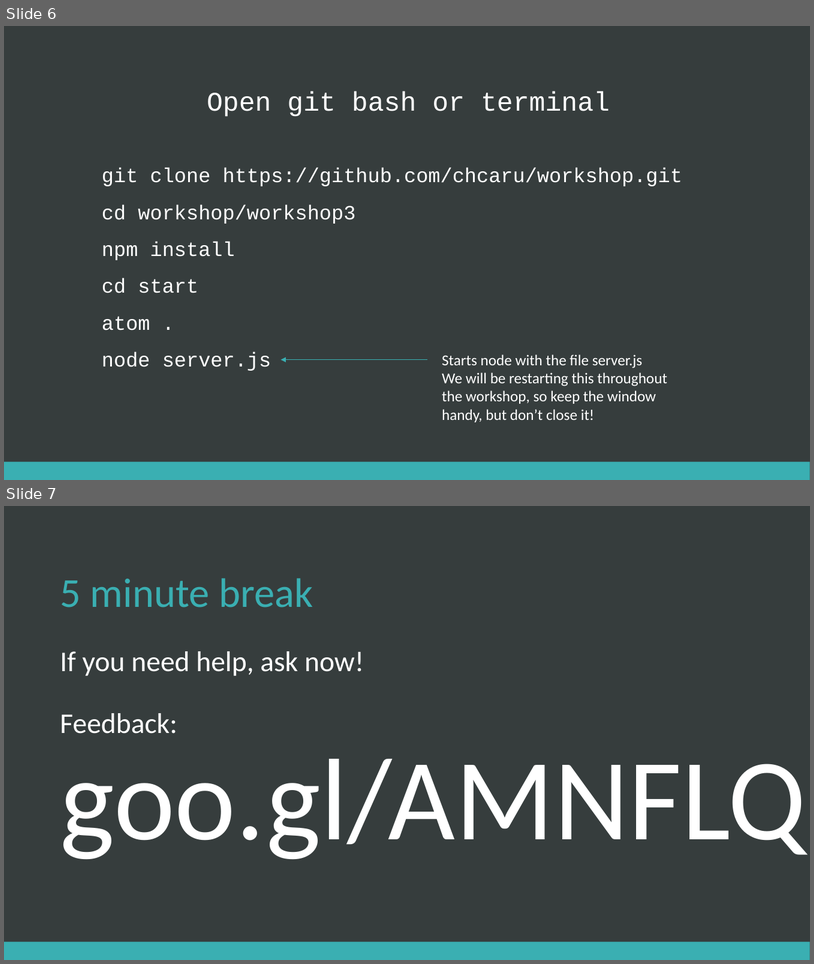
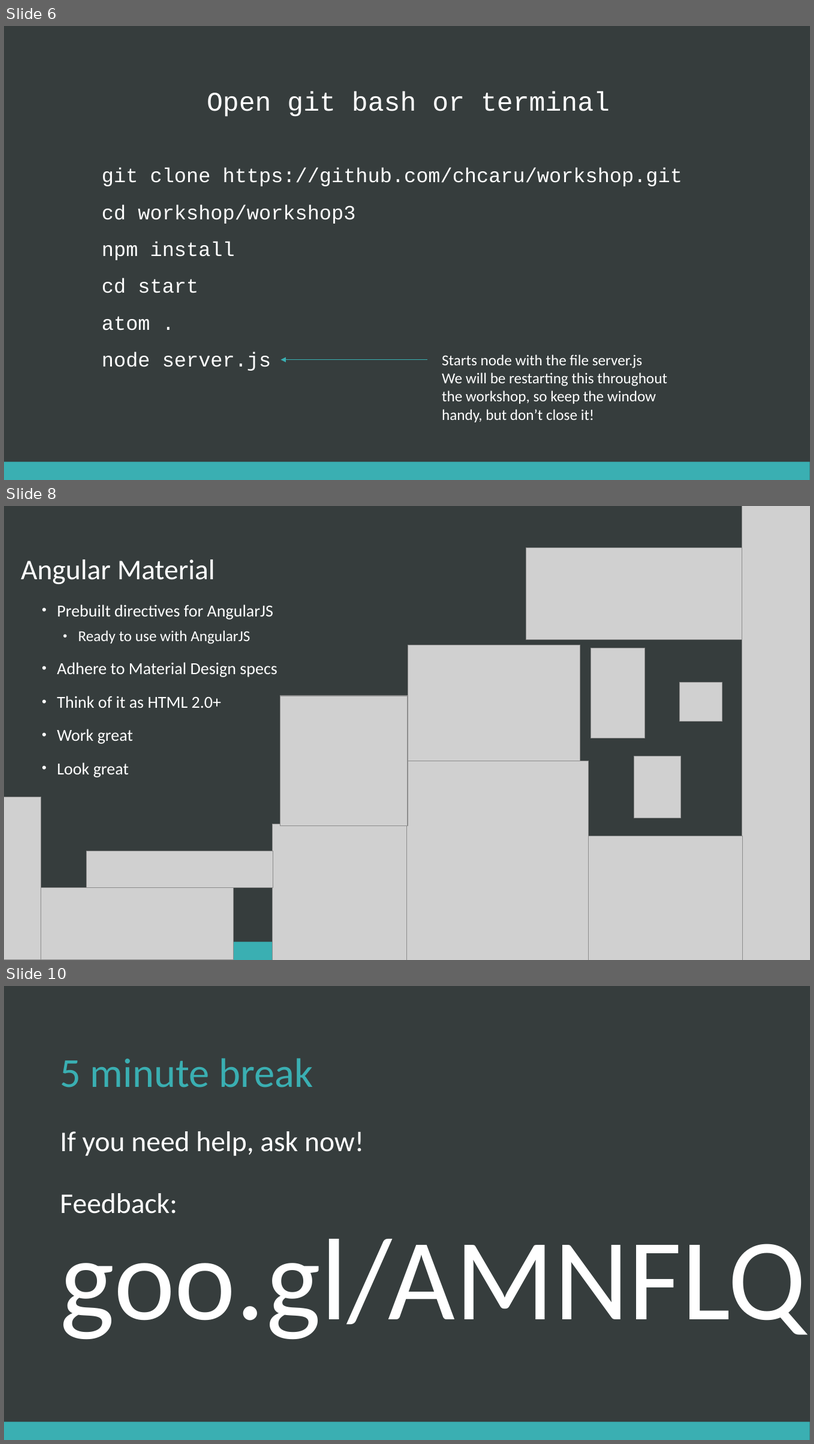
Before and after one commit to chcaru/workshop, a slide deck: workshop3/presentation.pptx. Shown one above the other, each under a label of ours: slides 6 and 7 before the commit, slides 6, 8 and 10 after it; the slides between them are not shown. The pictures are 814x964 and 814x1444 pixels, drawn with LibreOffice and Linux fonts; fonts in the diff are those of the drawing; grey boxes stand for pictures. Boxes give left, top, right and bottom in pixels: in the first picture for what was removed or moved away, otherwise in the second. Text is boxed around its words. In the diff, an @@ line names an element or a change of style, - is before the commit and + after.

```diff
--- a/workshop3/presentation.pptx
+++ b/workshop3/presentation.pptx
@@ slide 8 added at [4, 506, 810, 960], background #363D3D; not listed: 1 template element that a slide beside it also shows @@
@@ picture added at [743, 506, 810, 960] @@
@@ title added at [21, 559, 215, 584], 34 pt, text #FFFFFF @@
+Angular Material
@@ picture added at [527, 548, 743, 640] @@
@@ text added at [57, 604, 277, 777], 20 pt, text #FFFFFF @@
+• Prebuilt directives for AngularJS
+  • Ready to use with AngularJS
+• Adhere to Material Design specs
+• Think of it as HTML 2.0+
+• Work great
+• Look great
@@ picture added at [408, 645, 581, 760] @@
@@ picture added at [591, 648, 645, 738] @@
@@ picture added at [680, 682, 723, 721] @@
@@ picture added at [280, 696, 408, 826] @@
@@ picture added at [635, 756, 681, 817] @@
@@ picture added at [407, 760, 589, 960] @@
@@ picture added at [4, 796, 41, 960] @@
@@ picture added at [273, 824, 407, 960] @@
@@ picture added at [589, 837, 743, 960] @@
@@ picture added at [87, 851, 273, 887] @@
@@ picture added at [41, 887, 234, 960] @@
@@ what was slide 7 is now slide 10 @@
```
Also in this commit, not shown: 2 other slides added, 5 other files.
